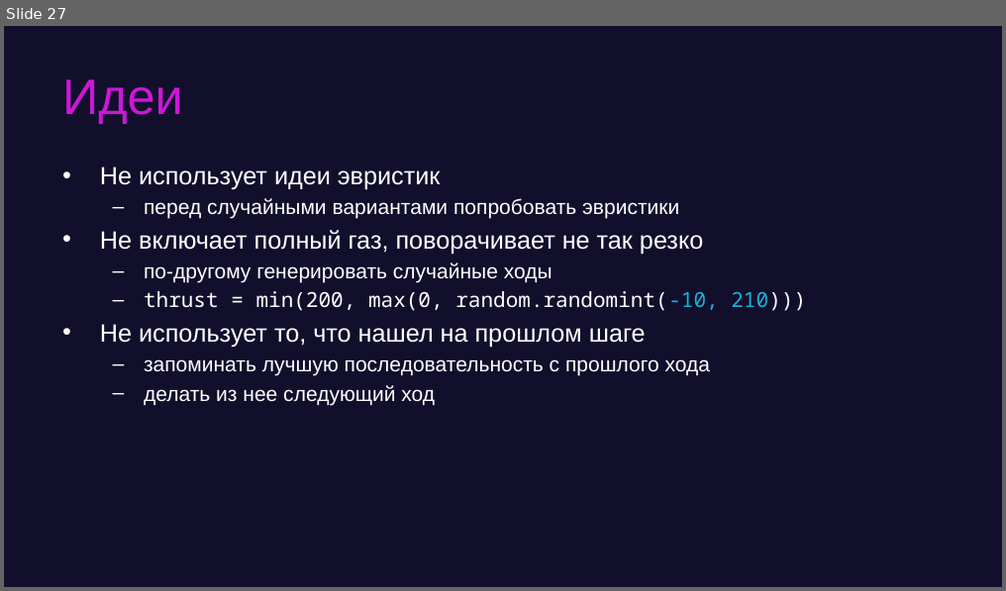
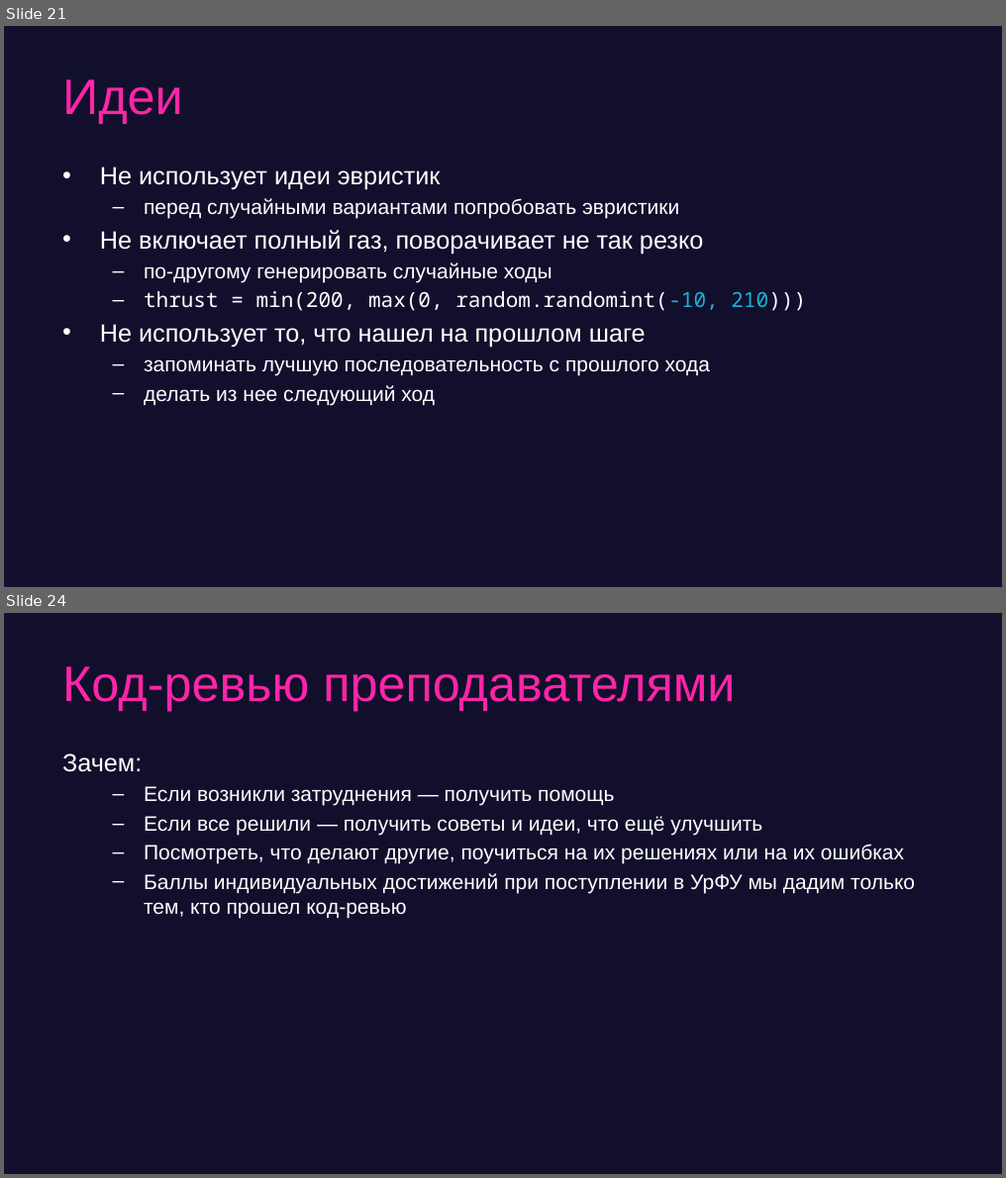
Before and after one commit to game-ai-course/game-ai-school, a slide deck: day1-montecarlo.pptx. Shown one above the other, each under a label of ours: slide 27 before the commit, slides 21 and 24 after it; the slides between them are not shown. The pictures are 1006x591 and 1006x1178 pixels, drawn with LibreOffice and Linux fonts; fonts in the diff are those of the drawing. Boxes give left, top, right and bottom in pixels: in the first picture for what was removed or moved away, otherwise in the second. Text is boxed around its words. In the diff, an @@ line names an element or a change of style, - is before the commit and + after.

```diff
--- a/day1-montecarlo.pptx
+++ b/day1-montecarlo.pptx
@@ slide 24 added at (4, 613, 1002, 1174), background #110F2C @@
@@ title added at (62, 666, 735, 711), 48 pt, text #FE25A7 @@
+Код-ревью преподавателями
@@ text added at (62, 754, 915, 918), 20 pt, text #FFFFFF @@
+Зачем:
+  – Если возникли затруднения — получить помощь
+  – Если все решили — получить советы и идеи, что ещё улучшить
+  – Посмотреть, что делают другие, поучиться на их решениях или на их ошибках
+  – Баллы индивидуальных достижений при поступлении в УрФУ мы дадим только тем, кто прошел код-ревью
@@ what was slide 27 is now slide 21 @@
@@ slide 21 changed as well @@
@@ title "Идеи" at (62, 79, 183, 124): text colour #CC17D8 to #FE25A7 @@
```
Also in this commit, not shown: 15 other slides changed, 8 other slides added, 12 slides removed, 5 other files.
